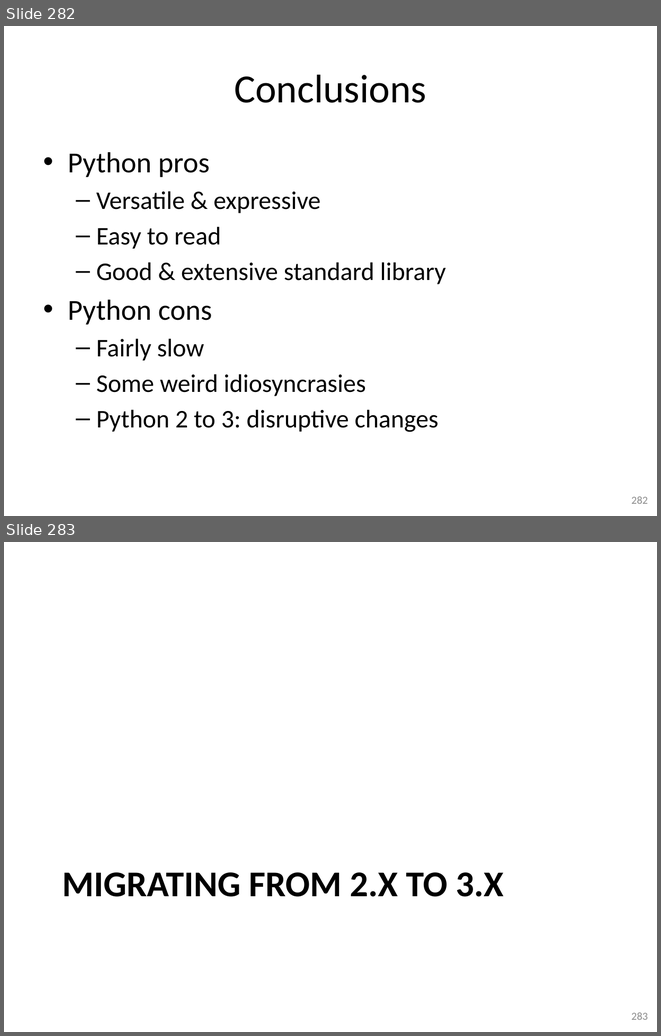
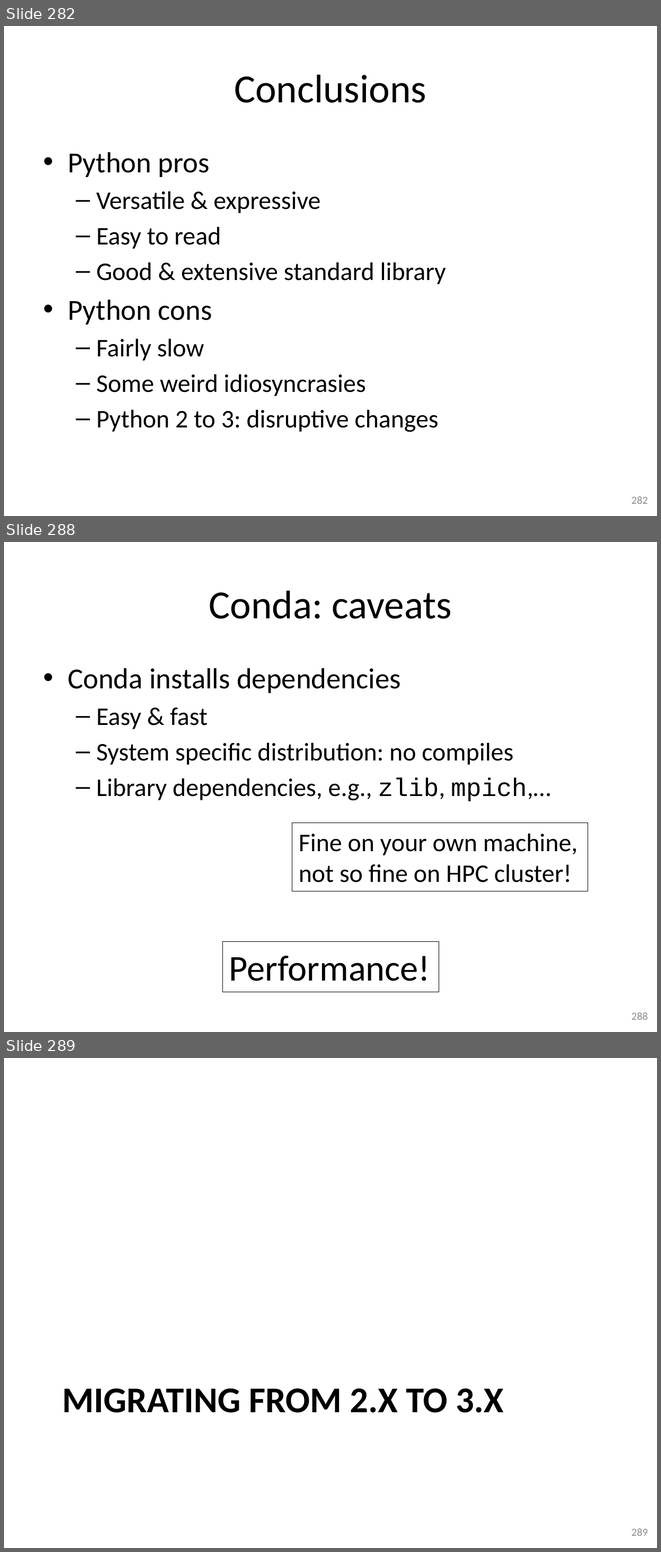
Before and after one commit to gjbex/training-material, a slide deck: Python/python-intro.pptx. Shown one above the other, each under a label of ours: slides 282 and 283 before the commit, slides 282, 288 and 289 after it; the slides between them are not shown. The pictures are 661x1036 and 661x1552 pixels, drawn with LibreOffice and Linux fonts; fonts in the diff are those of the drawing. Boxes give left, top, right and bottom in pixels: in the first picture for what was removed or moved away, otherwise in the second. Text is boxed around its words. In the diff, an @@ line names an element or a change of style, - is before the commit and + after.

Commit message:
Added slides on pip and conda

```diff
--- a/Python/python-intro.pptx
+++ b/Python/python-intro.pptx
@@ slide 288 added at box(4, 542, 657, 1032), background #FFFFFF @@
@@ title added at box(209, 590, 452, 619), 44 pt, text #000000 @@
+Conda: caveats
@@ text added at box(68, 668, 551, 801), 28 pt, text #000000 @@
+• Conda installs dependencies
+  – Easy & fast
+  – System specific distribution: no compiles
+  – Library dependencies, e.g., zlib, mpich,…
@@ rectangle added at box(292, 823, 587, 891), outline #000000 0.75 pt, 28 pt, text #000000 @@
+Fine on your own machine,
+not so fine on HPC cluster!
@@ rectangle added at box(223, 941, 440, 991), outline #000000 0.75 pt, 40 pt, text #000000 @@
+Performance!
@@ page number added at box(632, 1012, 648, 1020), 12 pt, text #8C8C8C @@
+288
@@ what was slide 283 is now slide 289 @@
@@ page number at box(632, 1528, 648, 1536): text changed @@
-283
+289
```
Also in this commit, not shown: 1 slide changed, 5 other slides added.
